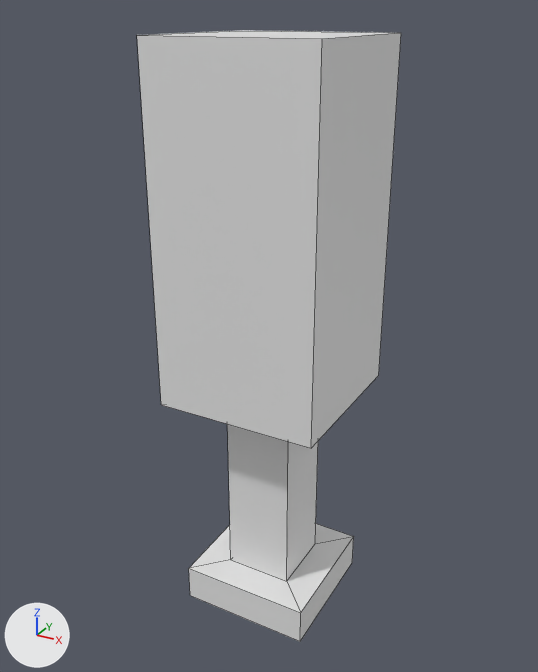
The FBX model Assets/Greybox Assets/gr_piston.fbx: old version first, new version second.
One viewpoint serves both versions: a 50 mm camera at (5.62, -24.79, 13.07) aimed at (-0.62, -13.45, 7.4). Arrows for +X, +Y and +Z are at lower left; the lights stay in place. Mesh edges are drawn as thin lines. Where no turn or scale is listed for an object, it has been applied to the vertices.

Script lines for the objects in view, before the commit:
```python
me_cube_015 = bpy.data.meshes.new('Cube.015')
me_cube_015.from_pydata(...)  # 16 vertices, 14 faces; spans x -1.31..1.31, y -1.31..1.31, z -0.37..6.0
me_cube_016 = bpy.data.meshes.new('Cube.016')
me_cube_016.from_pydata(...)  # 16 vertices, 14 faces; spans x -1.55..1.55, y -1.55..1.55, z -2.28..4.11
ob_pistonarm = bpy.data.objects.new('PistonArm', me_cube_015)
ob_pistonarm.location = (-0.48, -13.49, 2.01)
ob_pistoncontainer = bpy.data.objects.new('PistonContainer', me_cube_016)
ob_pistoncontainer.location = (-0.48, -13.49, 8.59)
```
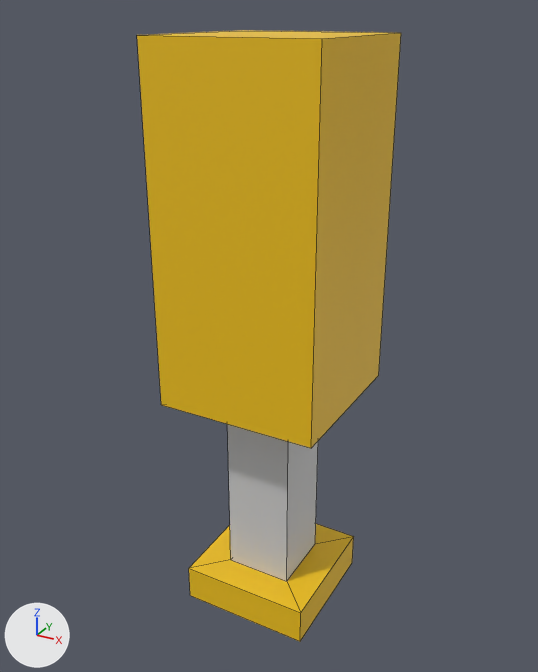
Where the newer file only moved an object's origin or applied its transform, the numbers keep the older frame.

Changed parts and their boxes (x1, y1, x2, y2) in the pictures (538 x 672 px):
'PistonContainer', recoloured (grey to yellow)
    both: (137, 30, 401, 448)
part 1 of me_cube_015, recoloured
    both: (227, 424, 318, 581)
part 2 of me_cube_015, recoloured (white to yellow)
    both: (189, 524, 354, 641)

What changed in the scene script:
```text
Add mat_yellow:
    mat_yellow = principled_material('Yellow')
    mat_yellow.base_color = (0.888, 0.546, 0.00561)  # yellow #f2c311
Add mat_white:
    mat_white = principled_material('White')
    mat_white.base_color = (0.631, 0.631, 0.631)  # light grey #d0d0d0
Change me_cube_016:
    where me_cube_016.from_pydata(...)  # 16 vertices, 14 faces; spans x -1.55..1.55, y -1.55..1.55, z -2.28..4.11
    add me_cube_016.materials.append(mat_yellow)  # yellow #f2c311
Change me_cube_015:
    where me_cube_015.from_pydata(...)  # 16 vertices, 14 faces; spans x -1.31..1.31, y -1.31..1.31, z -0.37..6.0
    used by ob_pistonarm; location = (-0.48, -13.49, 2.01)
    me_cube_015 part 1: all 5 faces centred in x -0.67..0.67, y -0.67..0.67, z 3.18..6.0 switch from no material to mat_white (light grey #d0d0d0)
    me_cube_015 part 2: all 9 faces centred in x -1.31..1.31, y -1.31..1.31, z -0.37..0.37 switch from no material to mat_yellow (yellow #f2c311)
```
